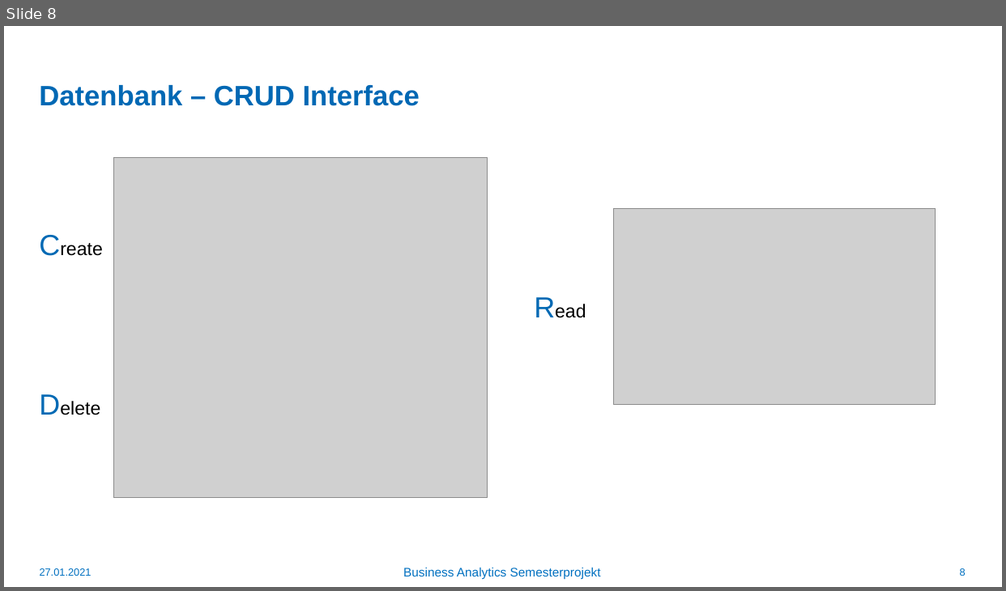
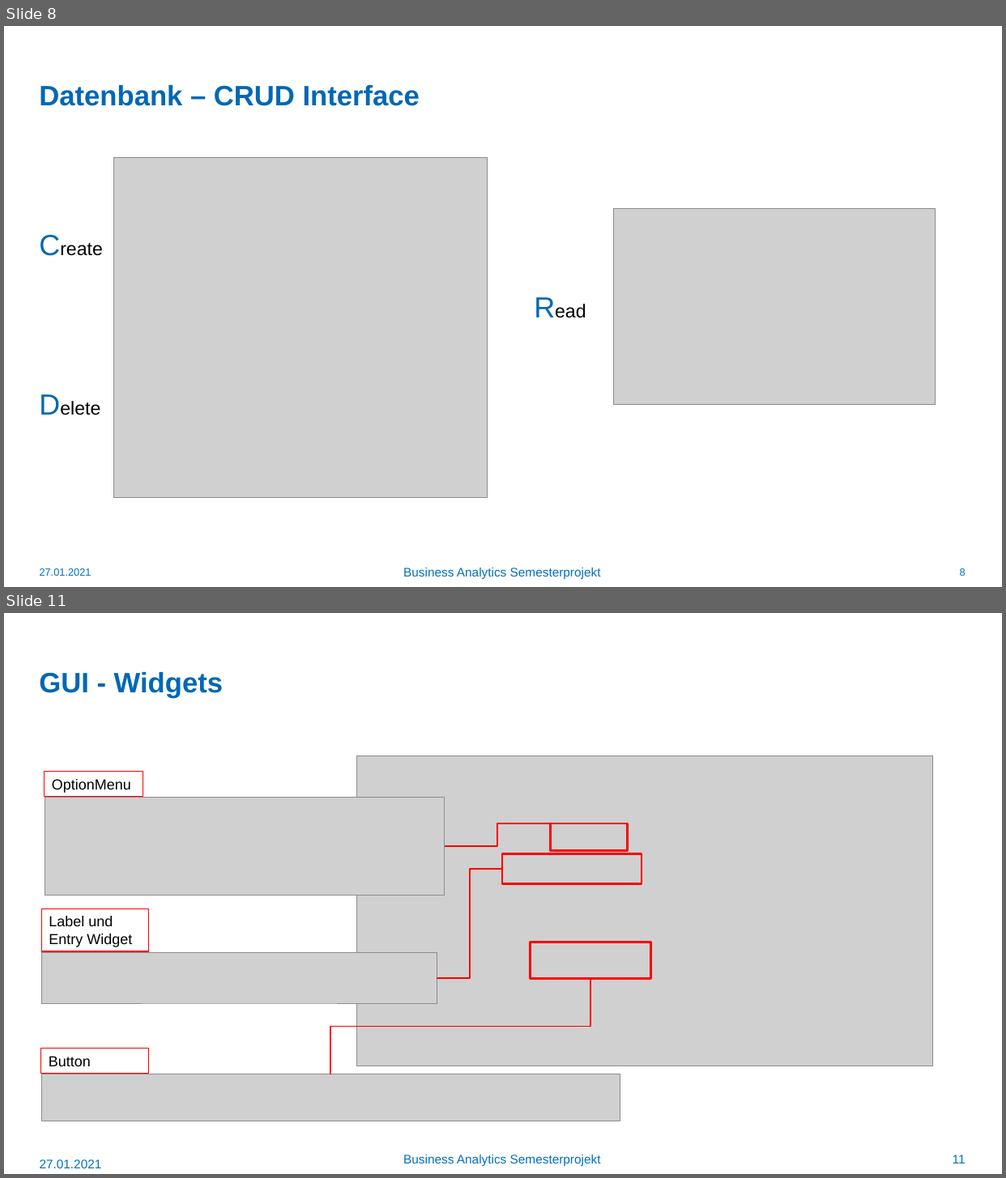
Before and after one commit to mxrdck/BuisnessAnalytics, a slide deck: Präsentation/BA_präsentation.pptx. Shown one above the other, each under a label of ours: slide 8 before the commit, slides 8 and 11 after it; the slides between them are not shown. The pictures are 1006x591 and 1006x1178 pixels, drawn with LibreOffice and Linux fonts; fonts in the diff are those of the drawing; grey boxes stand for pictures; background and template pictures are left out. Boxes give left, top, right and bottom in pixels: in the first picture for what was removed or moved away, otherwise in the second. Text is boxed around its words. In the diff, an @@ line names an element or a change of style, - is before the commit and + after.

```diff
--- a/Präsentation/BA_präsentation.pptx
+++ b/Präsentation/BA_präsentation.pptx
@@ slide 11 added at (4, 613, 1002, 1174), background #FFFFFF @@
@@ title added at (39, 672, 223, 698), 27 pt, text #0068B4, bold @@
+GUI - Widgets
@@ picture added at (357, 756, 933, 1066) @@
@@ group added at (44, 772, 628, 895): 2 rectangles, 1 picture, 1 elbow line @@
+OptionMenu
@@ group added at (41, 854, 641, 1003): 2 rectangles, 1 picture, 1 elbow line @@
+Label und Entry Widget
@@ group added at (41, 943, 651, 1122): 2 rectangles, 1 picture, 1 elbow line @@
+Button
@@ text added at (40, 1160, 102, 1169), 12 pt, text #0070C0 @@
+27.01.2021
@@ text added at (403, 1155, 601, 1166), 12 pt, text #0070C0 @@
+Business Analytics Semesterprojekt
@@ page number added at (953, 1155, 965, 1164), 12 pt, text #0070C0 @@
+11
```
Also in this commit, not shown: 1 slide changed, 10 other slides added.
